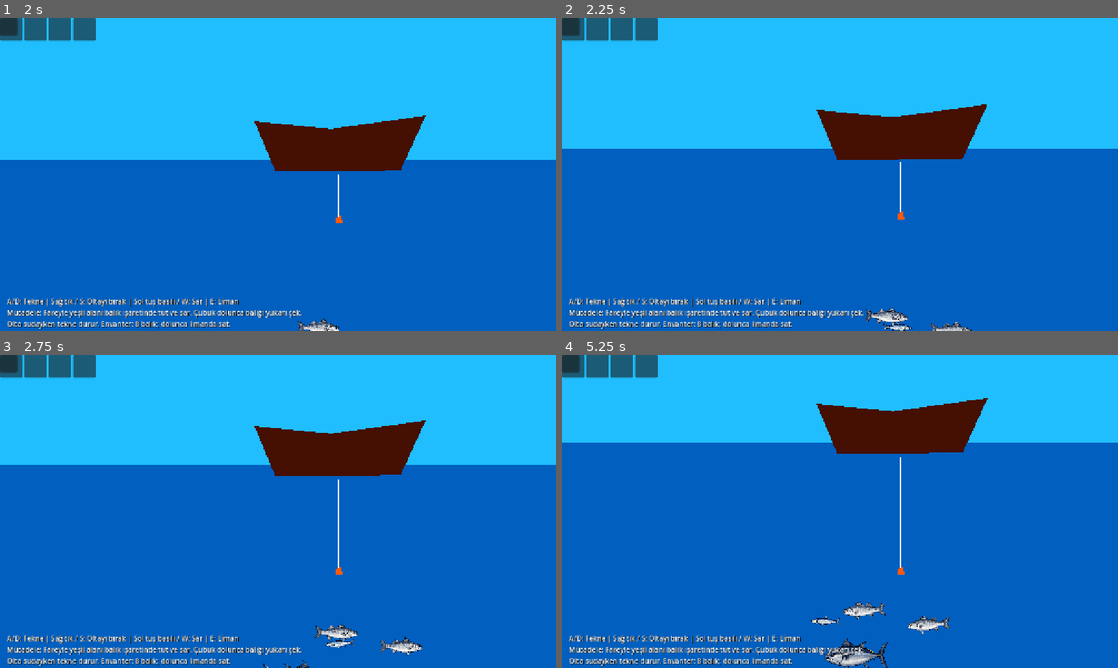
Above: before the commit, frames 1-4 (two rows, left to right).
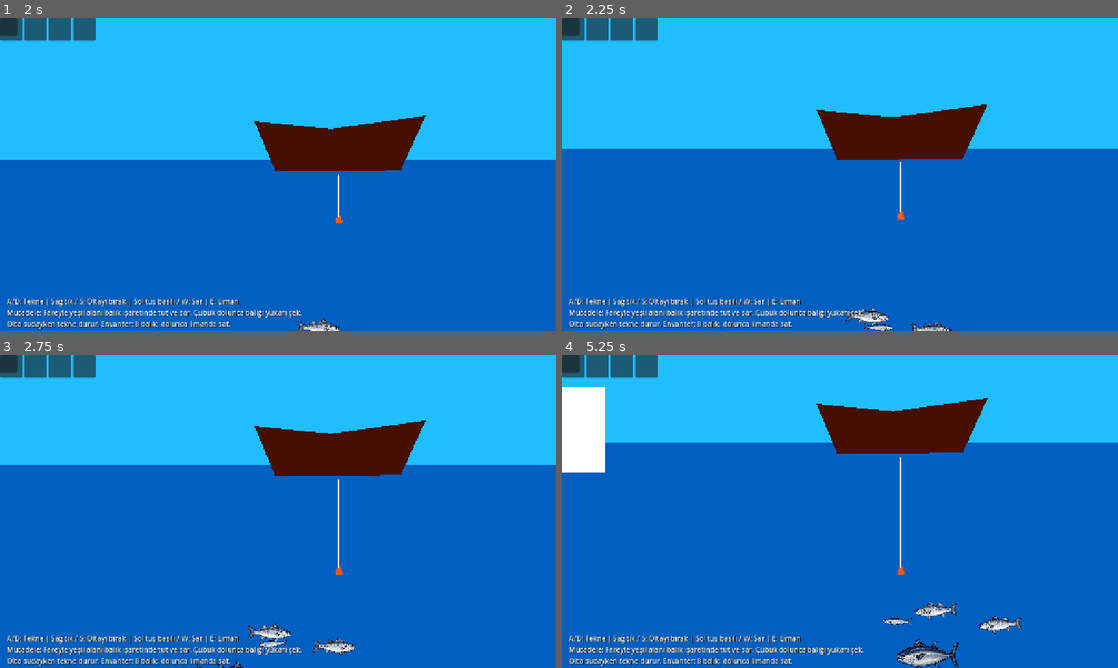
Above: after the commit, the same moments.

Repository: mirackayademir/TinyFisher
Game: Godot game, scene res://scenes/world.tscn
Same seed, same stepped clock (60 frames per second), same inputs: the game is played once before the commit and once after it.
Inputs (mouse positions are in pixels of both pictures, inside the frame that each line leads up to):
- Up to frame 1 (2 s): tap Enter at 0.5 s; move the mouse to (400, 158) at 0.52 s; hold D (move_right) 0.53-1.28 s; tap E (dock) at 0.6, 1.35 s; click (400, 158) at 0.67 s; move the mouse to (166, 190) at 1.27 s; hold S from 1.28 s (still down); click (166, 190) at 1.42 s
- Up to frame 2 (2.25 s): move the mouse to (895, 105) at 2.02 s; release S at 2.03 s; hold D (move_right) from 2.03 s (still down); tap E (dock) at 2.1 s; click (895, 105) at 2.17 s
- Up to frame 3 (2.75 s): keep holding D (move_right)
- Up to frame 4 (5.25 s): move the mouse to (812, 574) at 2.77 s; release D (move_right) at 2.78 s; hold W 2.78-3.53 s; tap E (dock) every 0.75 s from 2.85 to 5.1 s; click (812, 574) at 2.92 s; move the mouse to (1006, 558) at 3.52 s; hold A (move_left) 3.53-5.03 s; click (1006, 558) at 3.67 s; move the mouse to (673, 464) at 4.27 s; click (673, 464) at 4.42 s; move the mouse to (867, 511) at 5.02 s; hold S from 5.03 s (still down); click (867, 511) at 5.17 s

Frame 1 is identical in both runs. In frame 2, 0.7% of the frame differs, in the area x 47-74%, y 36-100%; in frame 3, 1.1%; in frame 4, 4.3%, in the area x 0-83%, y 10-100%.

Commit message:
Allow boat movement while fishing

Diff:
--- a/scenes/hook.gd
+++ b/scenes/hook.gd
@@ -37,8 +37,11 @@
 func deploy() -> void:
 	if deployed or world.docked or not hud.can_add_fish():
 		return
+
 	deployed = true
-	boat.set_movement_enabled(false)
+	# Cat Goes Fishing hissi: olta sudayken de tekne A/D ile hareket edebilir.
+	# Kanca Boat'un child'i olduğu için yatayda tekneyle beraber taşınır ve ip dik kalır.
+	boat.set_movement_enabled(true)
 
 
 func _physics_process(delta: float) -> void:
@@ -50,14 +53,17 @@
 			if hud.is_fight_won() and is_reeling():
 				position.y -= reel_speed * delta
 		else:
-			# An empty line sinks automatically; reeling takes priority.
+			# Boş olta otomatik batar; sarma her zaman önceliklidir.
 			position.y += (-reel_speed if is_reeling() else hook_speed) * delta
+
 		position.y = clampf(position.y, start_position.y, start_position.y + max_depth)
+		# X yerel koordinatta sabit kalır. Boat hareket edince kanca dünya uzayında onunla gider.
 		position.x = start_position.x
+
 		if position.y <= start_position.y:
 			land_catch()
 		elif not is_instance_valid(hooked_fish):
-			# Also catches fish already overlapping when a new drop starts.
+			# Yeni atışta halihazırda üst üste gelen balığı da yakala.
 			for area in get_overlapping_areas():
 				_on_hook_area_entered(area)
 
@@ -76,6 +82,7 @@
 			hooked_fish.queue_free()
 		else:
 			hooked_fish.release_from_hook()
+
 	hooked_fish = null
 	deployed = false
 	position = start_position
@@ -92,6 +99,7 @@
 func _on_hook_area_entered(area: Area2D) -> void:
 	if not deployed or is_instance_valid(hooked_fish) or position.y <= start_position.y:
 		return
+
 	if area.has_method("hook_to") and not area.is_hooked and hud.can_add_fish():
 		hooked_fish = area
 		area.hook_to(self)
